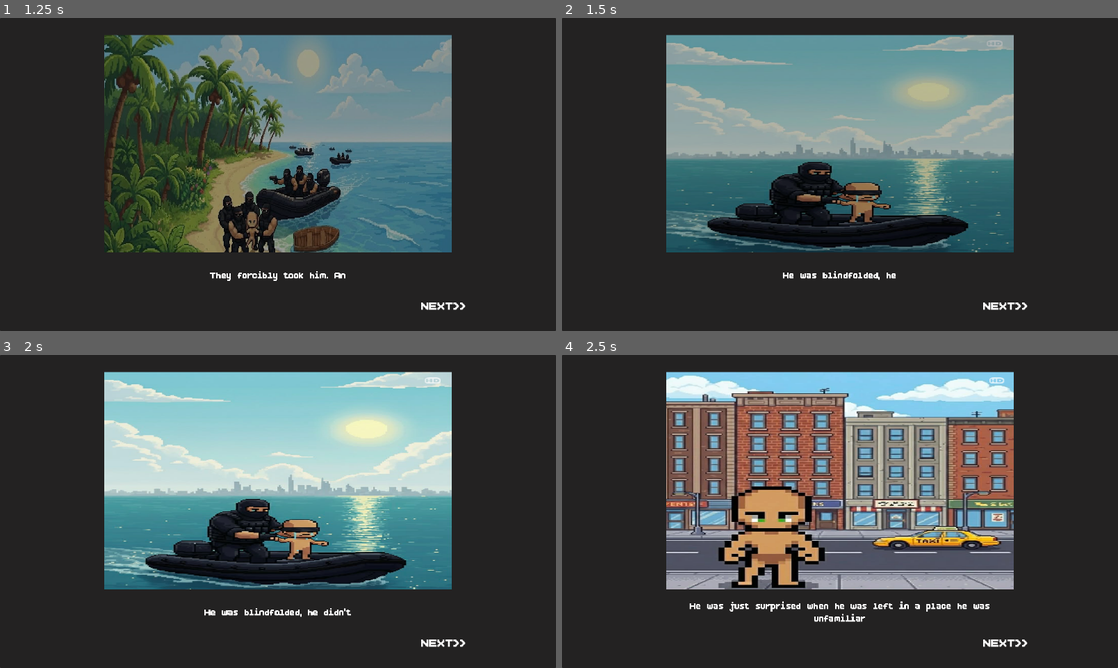
Above: before the commit, frames 1-4 (two rows, left to right).
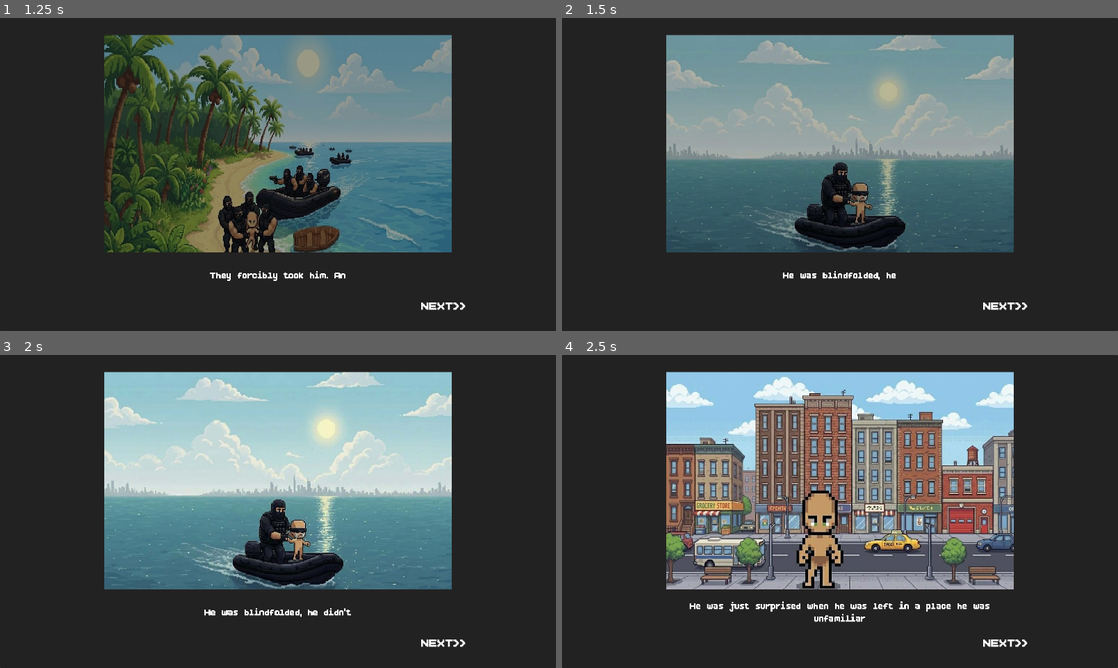
Above: after the commit, the same moments.

Repository: hoaxnt/envelhope-beta
Game: Godot game, scene res://Scenes/stories/kidnap_story.tscn
Two runs of this game, one before a commit and one after it. Both use one fixed random seed, a clock stepped at 60 frames per second and the inputs below. This scene is started directly instead of the project's main scene. Sound files missing from this copy of the repository are replaced by a short silence.
Inputs (mouse positions are in pixels of both pictures, inside the frame that each line leads up to):
- Up to frame 1 (1.25 s): click (278, 174) at 0.5 s
- Up to frame 2 (1.5 s): click (840, 174) at 1.25 s
- Up to frame 3 (2 s): no input
- Up to frame 4 (2.5 s): move the mouse to (962, 495) at 2.02 s; hold Right (ui_right) from 2.03 s (still down); hold Space (action) from 2.03 s (still down); click (962, 495) at 2.17 s

Frame 1 is identical in both runs. In frame 2, 14% of the frame differs, in the area x 18-82%, y 5-75%; in frame 3, 18%; in frame 4, 34%.
Error in both runs: Invalid call. Nonexistent 'int' constructor. (res://Scripts/hud/envelopes.gd:4)

Commit message:
fix: run run bug

Diff:
--- a/Scripts/Chapters/chapter_2.gd
+++ b/Scripts/Chapters/chapter_2.gd
@@ -43,6 +43,7 @@
 			objective_label_kraken.text = "RUNN!! RUNNN!! RUNNNN!!"
 			objective_label_anim_kraken.play("show_objective")
 		else:
+			objective_label_kraken.hide()
 			objective_label.text = GlobalData.npc_data["list_of_objectives"][survive_day]
 			objective_label_anim.play("show_objective")
 
@@ -60,6 +61,7 @@
 			if player:
 				GlobalData.save_player_position(player.global_position)
 			Hud.hide()
+
 			Transition.transition_to_scene("res://Scenes/stories/police_noticed_story.tscn")
 
 func spawn_police_squad():
--- a/Scripts/stories/kidnap_story.gd
+++ b/Scripts/stories/kidnap_story.gd
@@ -5,8 +5,8 @@
 const IMAGES = [
 	"res://assets/utils/kidnap/1.PNG",
 	"res://assets/utils/kidnap/2.PNG",
-	"res://assets/utils/kidnap/3.PNG",
-	"res://assets/utils/kidnap/4.PNG",
+	"res://assets/utils/kidnap/3.jpg",
+	"res://assets/utils/kidnap/4.jpg",
 ]
 
 const DIALOGUE_TEXT = [
Binary file removed: assets/utils/kidnap/3.PNG
Binary file added: assets/utils/kidnap/3.jpg
Not shown, changed: assets/utils/kidnap/3.jpg.import
Binary file removed: assets/utils/kidnap/4.PNG
Binary file added: assets/utils/kidnap/4.jpg
Not shown, changed: assets/utils/kidnap/4.jpg.import
